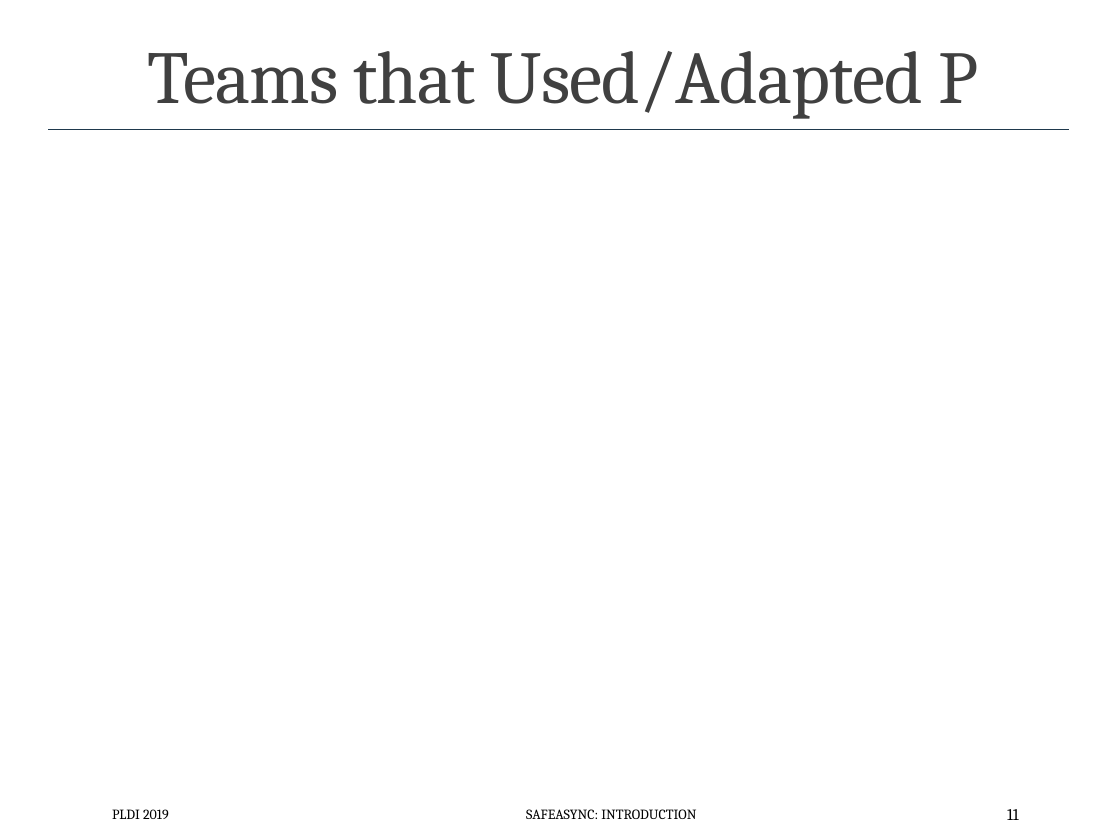
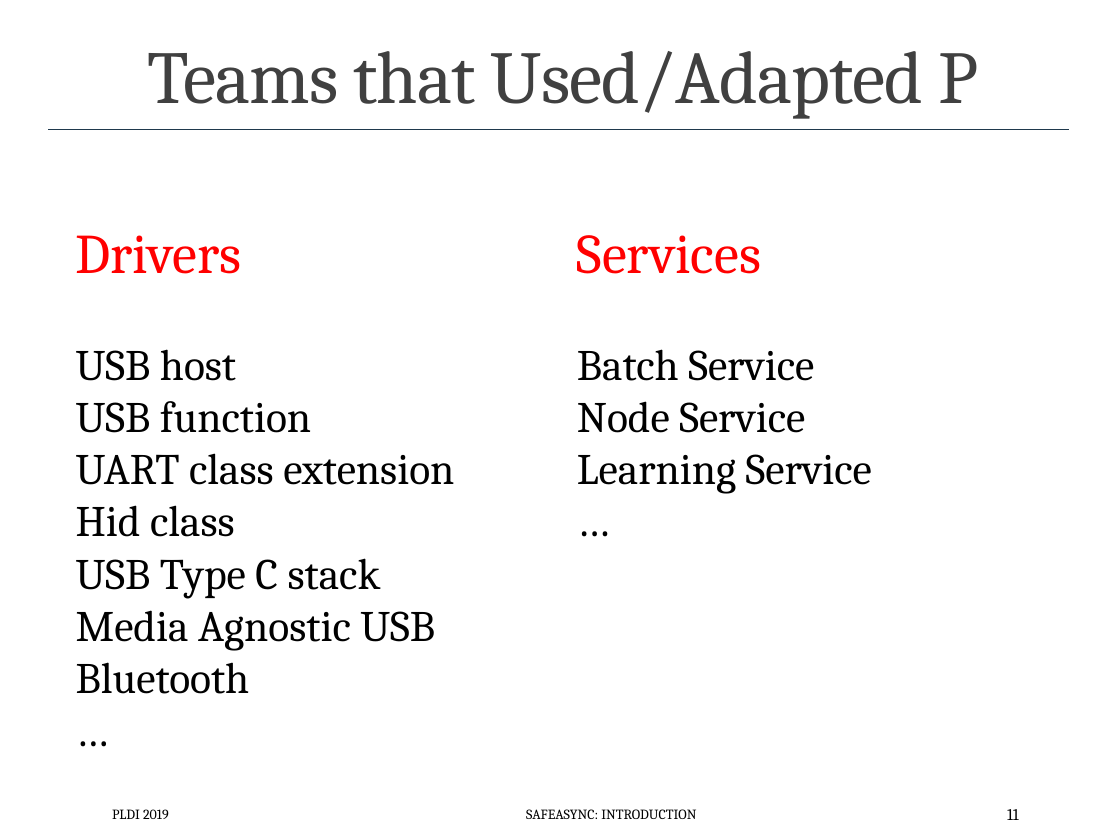
Before and after one commit to p-org/plditutorial, a slide deck: slide 11 of Presentations/1 - Introduction.pptx. Drawn at 1120x840 pixels with LibreOffice and Linux fonts; fonts in the diff are those of the drawing. Boxes give left, top, right and bottom in pixels: in the first picture for what was removed or moved away, otherwise in the second. Text is boxed around its words. In the diff, an @@ line names an element or a change of style, - is before the commit and + after.

Commit message:
update

```diff
--- a/Presentations/1 - Introduction.pptx
+++ b/Presentations/1 - Introduction.pptx
@@ text added at (76, 235, 454, 694), 28 pt, text #000000 @@
+Drivers
+USB host
+USB function
+UART class extension
+Hid class
+USB Type C stack
+Media Agnostic USB
+Bluetooth
+…
@@ text added at (577, 235, 872, 494), 28 pt, text #000000 @@
+Services
+Batch Service
+Node Service
+Learning Service
+…
```
Also in this commit, not shown: 4 other slides changed, 1 slide removed.
